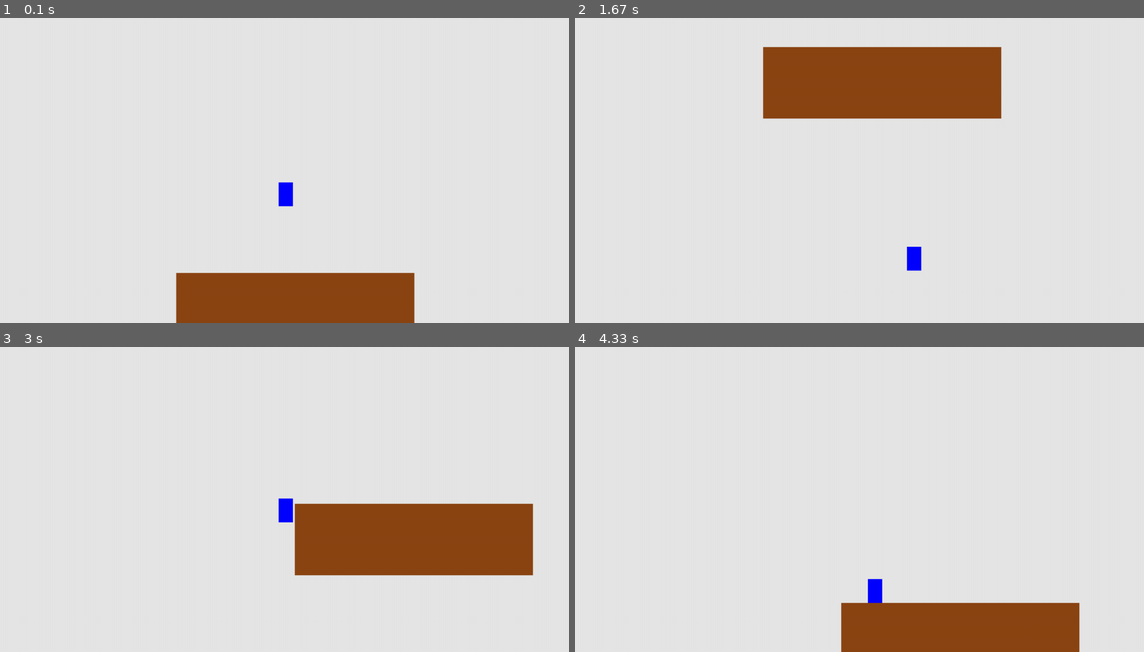
Above: before the commit, frames 1-4 (two rows, left to right).
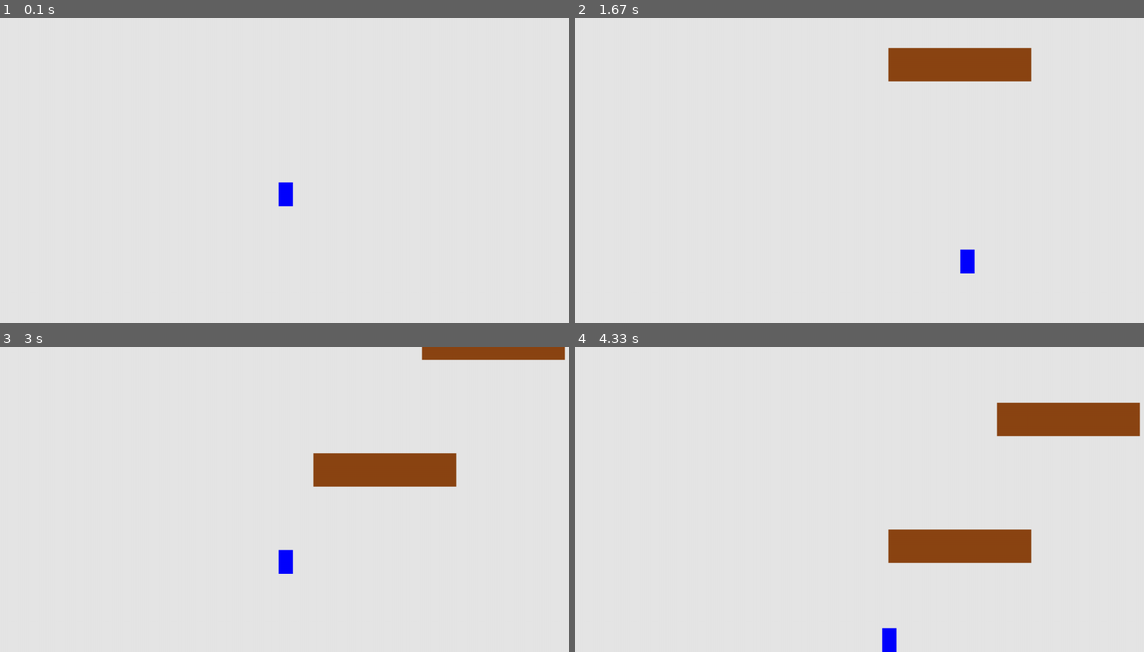
Above: after the commit, the same moments.

Repository: munxen/Python-Pygame
Game: pygame game, started from Coursider/Coursider.py
The game is run twice, just before and just after one commit, with the same random seed, the same clock (stepped at 60 frames per second) and the same inputs.
Inputs:
- Up to frame 1 (0.1 s): no input
- Up to frame 2 (1.67 s): hold D 0.33-0.8 s; hold W 0.83-1.13 s; hold D 1.17-1.63 s
- Up to frame 3 (3 s): hold A 1.67-2.2 s; hold A 2.23-2.63 s; hold W from 2.67 s (still down)
- Up to frame 4 (4.33 s): release W at 3.03 s; hold D 3.07-3.7 s; hold A 3.73-4.2 s; hold D from 4.23 s (still down)

The runs differ from the first frame. In frame 1, 6.9% of the frame differs, in the area x 30-73%, y 83-100%; in frame 2, 8.9%; in frame 3, 14%, in the area x 48-100%, y 0-75%; in frame 4, 13%.

Commit message:
New objects and funktions

Diff:
--- a/Coursider/Coursider.py
+++ b/Coursider/Coursider.py
@@ -1,5 +1,6 @@
 import sys
 import pygame
+import random
 
 from settings__ import Settings
 from player__ import Player
@@ -22,12 +23,14 @@
     player = Player(ai_settings.screen_width, ai_settings.screen_height,)
     all_sprites_player.add(player)
 
-    # Создание класса Platform и добавление в общую группу
-    platform = Platform()
+    # Создание класса Platform, списка с коллизиями для каждой платформы и добавление в общую группу
+    platform_list = []
+    platform = Platform(random.randrange(-100, 1200) , -100)
     all_sprites_platform.add(platform)
+    platform_list.append(platform)
 
-    #Рычаг столкновений
-    collizions = True
+    create = True #Рычаг создания новой платформы
+    platforms = 1 #Количество созданных платформ
 
     # Запуск основного цикла игры
     while True:
@@ -40,80 +43,62 @@
             if event.type == pygame.KEYDOWN:
                 if event.key == pygame.K_a:
                     player.go_left()
-                    #platform.platform_go_left = True
                 if event.key == pygame.K_d:
                     player.go_right()
-                    #platform.platform_go_right = True
                 if not player.jumping:
                     if event.key == pygame.K_w:
                         player.jumping = True
             if event.type == pygame.KEYUP:
                 if event.key == pygame.K_a and player.change_left < 0:
                     player.stop()
-                    #platform.platform_go_left = False
                 if event.key == pygame.K_d and player.change_right > 0:
                     player.stop()
-                    #platform.platform_go_right = False
-
-        "Изменение платформы"
-        #Прыжки
-        if player.jump_count < 8 and player.jump_count > 0:
-            platform.speed_factor_platform = 8
-        if player.jump_count < 0 or player.jump_count == 8:
-            platform.speed_factor_platform = 2
-        #Ходьба
-        if player.change_x < 0:
-            platform.platform_go_left = True
-        else:
-            platform.platform_go_left = False
-
-        if player.change_x > 0:
-            platform.platform_go_right = True
-        else:
-            platform.platform_go_right = False
-
         # Прыжок
         player.jump_on()
+
+        for p in platform_list:
+            """Коллизии"""
+            if pygame.sprite.spritecollide(player, all_sprites_platform, False):
+                #Коллизия справа
+                if player.rect.right >= p.rect.left and\
+                    player.rect.right <= p.rect.left + 10:
+                    player.rect.right = p.rect.left
+
+                #Коллизия слева
+                if player.rect.left <= p.rect.right and\
+                    player.rect.left >= p.rect.right - 10 :
+                    player.rect.left = p.rect.right
+
+                #Коллизия игрока снизу
+                if player.rect.bottom >= platform.rect.top and\
+                    player.rect.bottom <= platform.rect.top + 50 :
+                    player.rect.bottom = p.rect.top
+
+                #Коллизия игрока сверху
+                elif player.rect.top <= p.rect.bottom and\
+                    player.rect.top >= p.rect.bottom - 50:
+                    player.rect.top = p.rect.bottom
+
+        #Создание второй платформы
+        if p.rect.bottom > 200 and create == True:
+            platform = Platform(random.randrange(-100, 1200) , -100)
+            all_sprites_platform.add(platform)
+            platform_list.append(platform)
+            platforms += 1
+            if platforms > 2:
+                create = False
+
 
         # Обновлене спрайтов
         all_sprites_player.update()
         all_sprites_platform.update()
 
-        # Столкновение с платформой
-        hits = pygame.sprite.spritecollide(player, all_sprites_platform, False)
-        if hits:
-            collizions = True
-        else:
-            collizions = False
-
-        "Коллизии c платформами"
-        if collizions == True:
-            #Коллизия справа
-            if player.rect.right >= platform.rect.left and\
-                player.rect.right <= platform.rect.left + 30:
-                player.rect.right = platform.rect.left
-                platform.platform_go_right = False
-            #Коллизия слева
-            if player.rect.left <= platform.rect.right and\
-                player.rect.left >= platform.rect.right - 30 :
-                player.rect.left = platform.rect.right
-                platform.platform_go_left = False
-            #Коллизия игрока снизу
-            if player.rect.bottom >= platform.rect.top and\
-                player.rect.bottom <= platform.rect.top + 50 :
-                player.rect.bottom = platform.rect.top
-
-            #Коллизия игрока снизу
-            elif player.rect.top <= platform.rect.bottom and\
-                player.rect.top >= platform.rect.bottom - 50 :
-                player.rect.top = platform.rect.bottom
-
         # Ограничение передвижения
         "Ограничение c экраном"
-        if player.rect.right > ai_settings.screen_width:
-            player.rect.right = ai_settings.screen_width
-        if player.rect.left < 0:
-            player.rect.left = 0
+        if player.rect.right > ai_settings.screen_width / 4 * 3:
+            player.rect.right = ai_settings.screen_width / 4 * 3
+        if player.rect.left < ai_settings.screen_width / 4:
+            player.rect.left = ai_settings.screen_width / 4
 
         """Рендеринг"""
         # При каждом проходе цикла перерисовывается экран
--- /dev/null
+++ b/Coursider/Detalies.py
@@ -0,0 +1,31 @@
+#ЧЕРНОВИК\
+
+
+        # Столкновение с платформой
+        hits = pygame.sprite.spritecollide(player, all_sprites_platform, False)
+        if hits:
+            collizions = True
+        else:
+            collizions = False
+
+        "Коллизии c платформами"
+        if collizions == True:
+            #Коллизия справа
+            if player.rect.right >= platform.rect.left and\
+                player.rect.right <= platform.rect.left + 30:
+                player.rect.right = platform.rect.left
+                platform.platform_go_right = False
+            #Коллизия слева
+            if player.rect.left <= platform.rect.right and\
+                player.rect.left >= platform.rect.right - 30 :
+                player.rect.left = platform.rect.right
+                platform.platform_go_left = False
+            #Коллизия игрока снизу
+            if player.rect.bottom >= platform.rect.top and\
+                player.rect.bottom <= platform.rect.top + 50 :
+                player.rect.bottom = platform.rect.top
+
+            #Коллизия игрока снизу
+            elif player.rect.top <= platform.rect.bottom and\
+                player.rect.top >= platform.rect.bottom - 50 :
+                player.rect.top = platform.rect.bottom
--- a/Coursider/platform__.py
+++ b/Coursider/platform__.py
@@ -4,22 +4,20 @@
 
 class Platform(pygame.sprite.Sprite):
     """Инициализация платформы"""
-    def __init__(self):
+    def __init__(self, x_p, y_p):
         super().__init__()
-        self.image = pygame.Surface((500, 150))
+        self.x_p = x_p #Координата x появления платформы
+        self.y_p = y_p #Координата y появления платформы
+        self.image = pygame.Surface((300, 70))
         self.image.fill((139, 69, 19))
         self.rect = self.image.get_rect()
-        self.rect.center = (620, 600)
-        self.speed_factor_platform = 4
+        self.rect.center = (x_p, y_p)
+        self.speed_factor_platform = 2
         self.platform_go_right = False #Рычаг ходьбы вправо
         self.platform_go_left = False #Рычаг ходьбы влево
+
     def update(self):
+        "Движение платформы"
         self.rect.y += self.speed_factor_platform
         if self.rect.top > 640 :
             self.rect.center = (random.randrange(-100, 1200) , -100)
-        if self.platform_go_right == True:
-            self.rect.right -= 2
-            self.rect.left -= 2
-        if self.platform_go_left == True:
-            self.rect.right += 2
-            self.rect.left += 2
--- a/Coursider/player__.py
+++ b/Coursider/player__.py
@@ -19,10 +19,10 @@
         self.change_x = 0 #Рычаг скорости вправо/влево
         self.change_y = 0 #Рычаг скорости вверх/вниз
 
-        self.player_sreed_factor = 2 #Скорость игрока
+        self.player_sreed_factor = 4 #Скорость игрока
 
         self.jumping = False #Проверка, находится ли игрок в прыжке
-        self.jump_count = 8 #Коэффицент прыжка
+        self.jump_count = 6 #Коэффицент прыжка
 
     def update(self):
         """Управление игроком"""
@@ -45,16 +45,16 @@
     def jump_on(self):
         "Прыжок вверх"
         if self.jumping == True:
-            if self.jump_count >= -8:
+            if self.jump_count >= -6:
                 if self.jump_count > 0:
                     self.change_y -= (self.jump_count ** 2) / 2
                 else:
                     self.change_y += (self.jump_count ** 2) / 2
-                self.jump_count -= 0.3
+                self.jump_count -= 0.2
 
             else:
                 self.jumping = False
-                self.jump_count = 8
+                self.jump_count = 6
 
     def go_left(self):
         """Ходьба влево"""
@@ -68,14 +68,7 @@
 
     def stop(self):
         """Игрок стоит"""
+        self.change_y = 0
         self.change_x = 0
-
-    def stop_right(self):
-        "Игрок стоит при коллизии справа"
+        self.change_left = 0
         self.change_right = 0
-        self.change_x = self.change_right
-
-    def stop_left(self):
-        "Игрок стоит при коллизии слева"
-        self.change_left = 0
-        self.change_x = self.change_left
